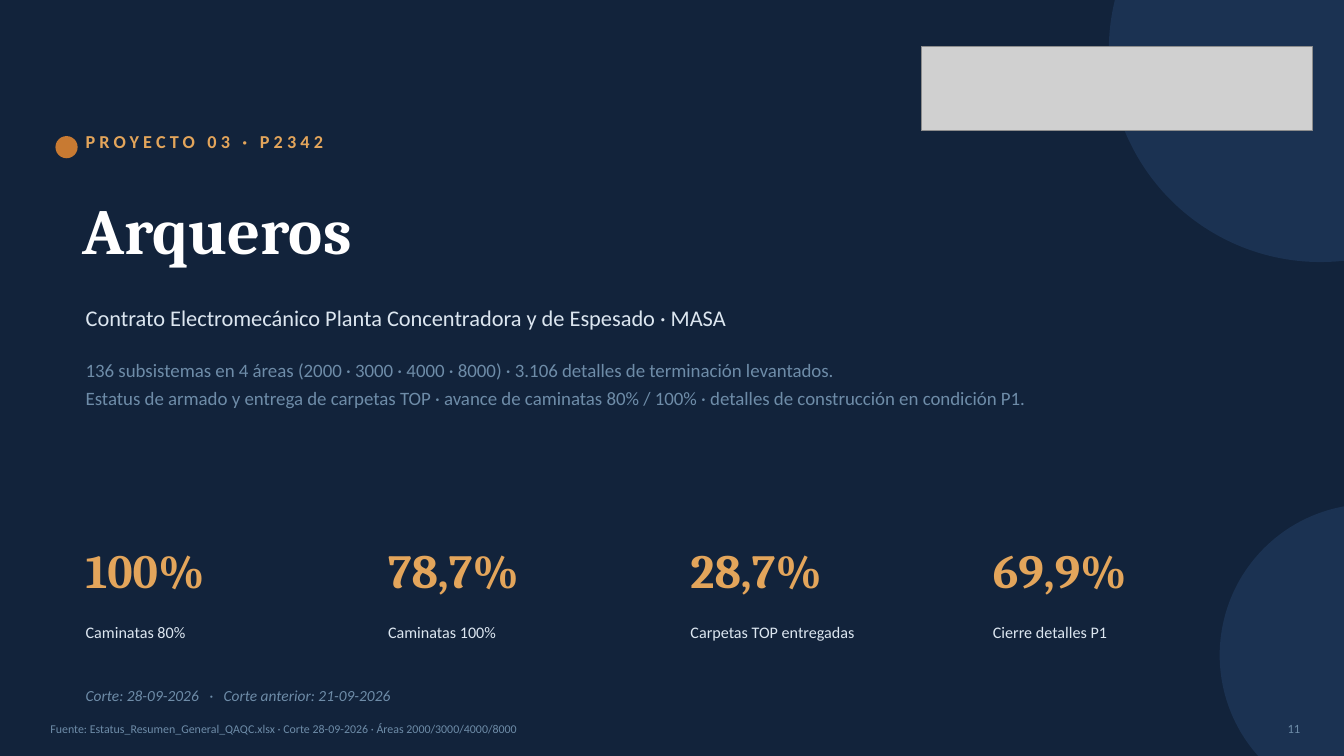
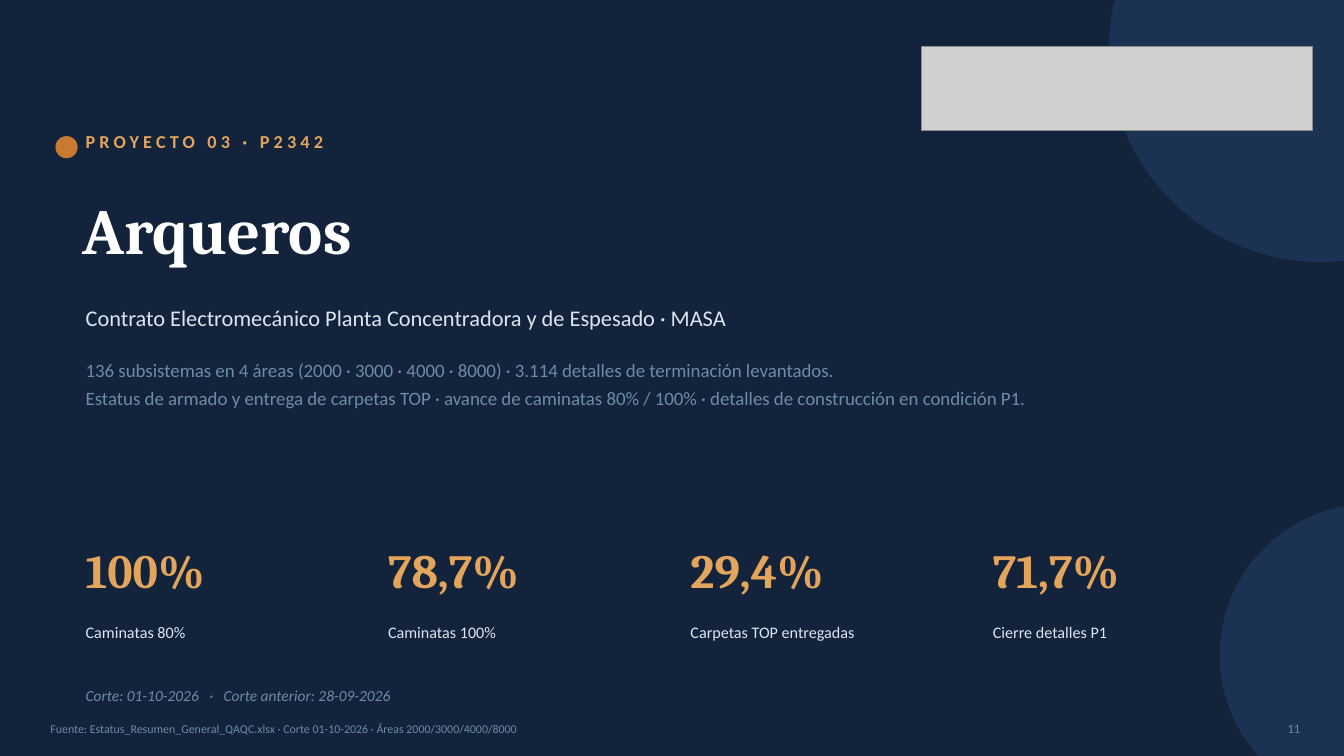
Before and after one commit to tdkvalex/Dashboard-HSEQ, a slide deck: slide 11 of panel_control_TOP_P1/Panel_Control_TOP_P1.pptx. Drawn at 1344x756 pixels with LibreOffice and Linux fonts; fonts in the diff are those of the drawing; grey boxes stand for pictures. Boxes give left, top, right and bottom in pixels: in the first picture for what was removed or moved away, otherwise in the second. Text is boxed around its words. In the diff, an @@ line names an element or a change of style, - is before the commit and + after.

```diff
--- a/panel_control_TOP_P1/Panel_Control_TOP_P1.pptx
+++ b/panel_control_TOP_P1/Panel_Control_TOP_P1.pptx
@@ text at (x1=86, y1=363, x2=834, y2=379): text changed @@
-136 subsistemas en 4 áreas (2000 · 3000 · 4000 · 8000) · 3.106 detalles de terminación levantados.
+136 subsistemas en 4 áreas (2000 · 3000 · 4000 · 8000) · 3.114 detalles de terminación levantados.
@@ text at (x1=690, y1=555, x2=823, y2=595): text changed @@
-28,7%
+29,4%
@@ text at (x1=993, y1=556, x2=1119, y2=595): text changed @@
-69,9%
+71,7%
@@ text at (x1=86, y1=690, x2=390, y2=701): text changed @@
-Corte: 28-09-2026 · Corte anterior: 21-09-2026
+Corte: 01-10-2026 · Corte anterior: 28-09-2026
@@ text at (x1=50, y1=723, x2=516, y2=735): text changed @@
-Fuente: Estatus_Resumen_General_QAQC.xlsx · Corte 28-09-2026 · Áreas 2000/3000/4000/8000
+Fuente: Estatus_Resumen_General_QAQC.xlsx · Corte 01-10-2026 · Áreas 2000/3000/4000/8000
```
Also in this commit, not shown: 6 other slides changed, 4 other files.
